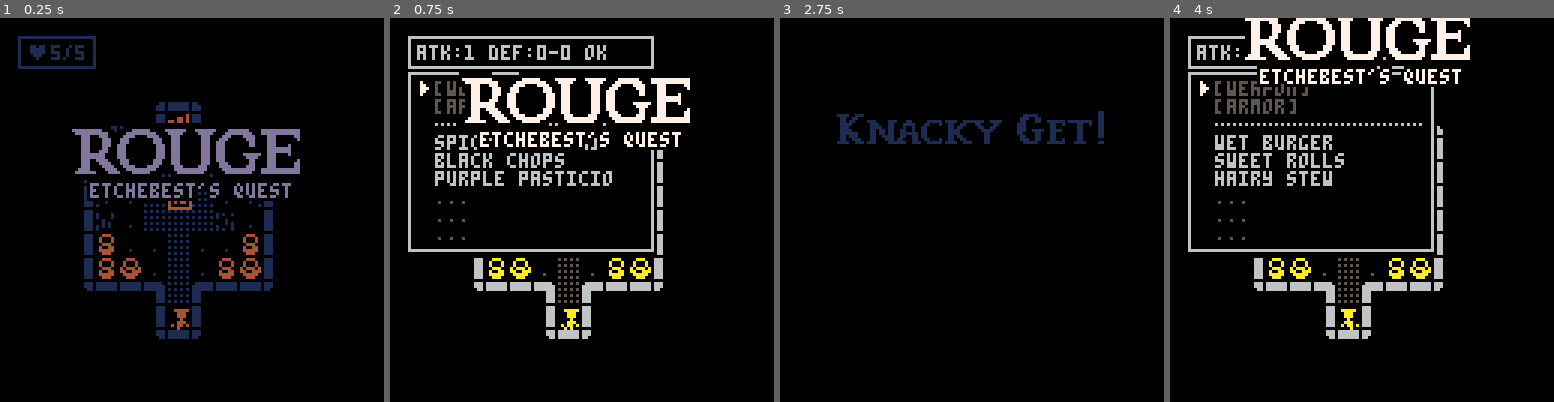
Above: before the commit, frames 1-4 (left to right).
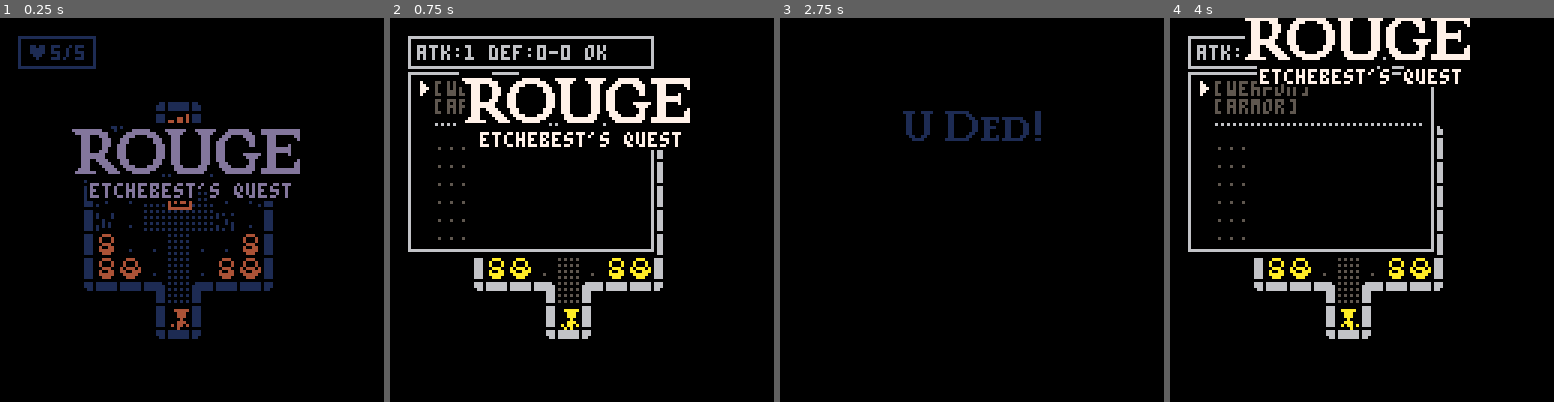
Above: after the commit, the same moments.

Repository: salty-max/pico-8
Game: PICO-8 cartridge carts/rouge/rouge.p8
The game is run twice, just before and just after one commit, with the same random seed, the same clock (stepped at 60 frames per second) and the same inputs.
Inputs:
- Up to frame 1 (0.25 s): no input
- Up to frame 2 (0.75 s): tap X (X key) at 0.33 s; tap O (Z key) at 0.7 s
- Up to frame 3 (2.75 s): tap X (X key) at 1.07, 1.85 s; hold Right 1.6-2.1 s; tap O (Z key) at 1.7, 2.1, 2.5 s; hold Up 2.15-2.42 s; hold Right from 2.47 s (still down)
- Up to frame 4 (4 s): tap O (Z key) at 2.9, 3.3, 3.7 s; tap X (X key) at 2.97 s; release Right at 3.03 s; hold Left 3.08-3.58 s; hold Down 3.63-3.97 s

Frame 1 is identical in both runs. In frame 2, 1.7% of the frame differs, in the area x 11-58%, y 30-44%; in frame 3, 2.3%, in the area x 14-85%, y 24-33%; in frame 4, 1.7%.

Commit message:
rouge: sounds and music

Diff:
--- a/carts/rouge/src/draw.lua
+++ b/carts/rouge/src/draw.lua
@@ -69,7 +69,7 @@
   print_center(txt, 44, 6)
 
   color(5)
-  cursor(46, 58)
+  cursor(45, 58)
   if not win then
     print("floor: 0".. floor)
   end
--- a/carts/rouge/src/gen/gen.lua
+++ b/carts/rouge/src/gen/gen.lua
@@ -3,6 +3,10 @@
   mobs = {}
   add(mobs, player)
   fog = blank_map(0)
+
+  if floor == 1 then
+    music(0)
+  end
 
   if floor == 0 then
     copy_map(16, 0)
@@ -10,7 +14,7 @@
     copy_map(32, 0)
   else
     make_flr_i_pool()
-    fog = blank_map(0)
+    fog = blank_map(1)
     map_gen()
     unfog()
   end
--- a/carts/rouge/src/input.lua
+++ b/carts/rouge/src/input.lua
@@ -20,8 +20,10 @@
   if b < 4 then
     move_player(dir_x[b + 1], dir_y[b + 1])
   elseif b == 4 then
+    sfx(54)
     show_inv()
   elseif b == 5 then
-    win = true
+    player.hp = 0
+    st_killed = "slime"
   end
 end
--- a/carts/rouge/src/main.lua
+++ b/carts/rouge/src/main.lua
@@ -28,6 +28,7 @@
 end
 
 function start_game()
+  music(63)
   -- timer for map animation
   t_ani = 0
   -- fade percentage (1 ==  fully opaque)
@@ -70,10 +71,6 @@
   make_item_pools()
   handle_food_names()
 
-  take_item(20)
-  take_item(21)
-  take_item(22)
-
   gen_floor(0)
 end
 
--- a/carts/rouge/src/mobs.lua
+++ b/carts/rouge/src/mobs.lua
@@ -318,6 +318,7 @@
 end
 
 function heal_mob(mob, amt)
+  sfx(51)
   amt = min(amt, mob.hp_max - mob.hp)
   mob.hp += amt
   mob.flash = 10
@@ -328,6 +329,7 @@
   mob.stun = true
   mob.flash = 10
   add_float("stun", mob.x * 8 - 3, mob.y * 8, 7)
+  sfx(51)
 end
 
 function bless_mob(mob, val)
@@ -346,6 +348,7 @@
     del(mobs, mob)
     mob.die = 20
   end
+  sfx(51)
 end
 
 function spawn_mobs()
--- a/carts/rouge/src/player.lua
+++ b/carts/rouge/src/player.lua
@@ -35,8 +35,9 @@
 function trigger_bump(tile, dx, dy)
   if tile == 64 then
     -- tablets
+    sfx(54)
     if floor == 0 then
-      show_dialog({"", " philippe,", "", " welcome to hell's", " kitchen!", "", " seek the fabled", " blood knacky to", " prove your culinary", " might but beware the", " accursed wait staff!", "", " bon appetit!", " mwa ha ha ha ha ha", "", " g. ramsay", ""})
+      show_dialog(split(" _ philippe,_ _ welcome to hell's_ kitchen!_ _ seek the fabled_ blood knacky to_ prove your culinary_ might but beware the_ accursed wait staff!_ _ bon appetit!_ mwa ha ha ha ha ha_ _ g. ramsay_ ", "_"))
     end
   elseif tile == 109 then
     win = true
@@ -83,6 +84,7 @@
   local tle = mget(player.x, player.y)
 
   if tle == 72 then
+    sfx(55)
     player.bless = 0
     fade_out()
     gen_floor(floor + 1)
@@ -95,26 +97,23 @@
 
 function check_end()
   if win then
-    gover_spr = 112
-    gover_x = 17
-    gover_w = 12
-    _upd = update_gover
-    _drw = draw_gover
-    windows = {}
-    fade_out(0.02)
+    music(23)
+    gover_spr, gover_x, gover_w = 112, 17, 12
+    show_end()
     return false
   elseif player.hp <= 0 then
-    gover_spr = 80
-    gover_x = 38
-    gover_w = 7
-    _upd = update_gover
-    _drw = draw_gover
-    windows = {}
-    fade_out(0.02)
+    music(21)
+    gover_spr, gover_x, gover_w = 80, 38, 7
+    show_end()
     return false
   end
 
   return true
+end
+
+function show_end()
+  wind, _upd, _drw = {}, update_gover, draw_gover
+  fade_out(0.02)
 end
 
 function unfog()
@@ -142,6 +141,8 @@
 
 function throw()
   local itm, tx, ty = inv[thr_slot], throw_tile()
+
+  sfx(52)
 
   if is_in_bounds(tx, ty) then
     local mob = get_mob_at(tx, ty)
--- a/carts/rouge/src/ui.lua
+++ b/carts/rouge/src/ui.lua
@@ -148,9 +148,11 @@
 
 function move_menu(w)
   if btnp(2) then
+    sfx(56)
     w.cur -= 1
     w.cur = (curr_box == inv_box and w.cur == 3) and 2 or w.cur
   elseif btnp(3) then
+    sfx(56)
     w.cur += 1
     w.cur = (curr_box == inv_box and w.cur == 3) and 4 or w.cur
   end
--- a/carts/rouge/src/update.lua
+++ b/carts/rouge/src/update.lua
@@ -12,13 +12,7 @@
 
 function update_gover()
   if btnp(5) then
-    fade_out()
-    start_game()
-  end
-end
-
-function update_win()
-  if btnp(5) then
+    sfx(54)
     fade_out()
     start_game()
   end
@@ -69,6 +63,7 @@
 
 function update_inv()
   if btnp(5) then
+    sfx(53)
     if curr_box == inv_box then
       _upd = update_game
       inv_box.dur = 0
@@ -80,6 +75,7 @@
   end
 
   if btnp(4) then
+    sfx(54)
     if curr_box == inv_box and inv_box.cur != 3 then
       show_use_menu()
     elseif curr_box == itm_menu_box then
Not shown, changed: the music (__music__) section of carts/rouge/rouge.p8
Not shown, changed: the sound effects (__sfx__) section of carts/rouge/rouge.p8
